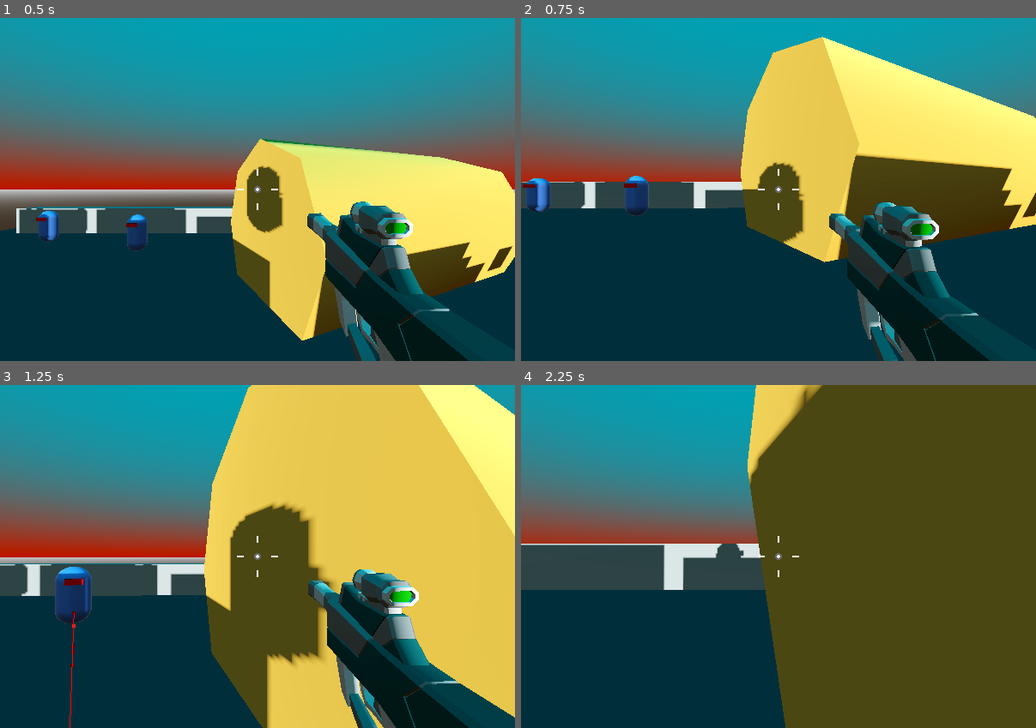
Above: before the commit, frames 1-4 (two rows, left to right).
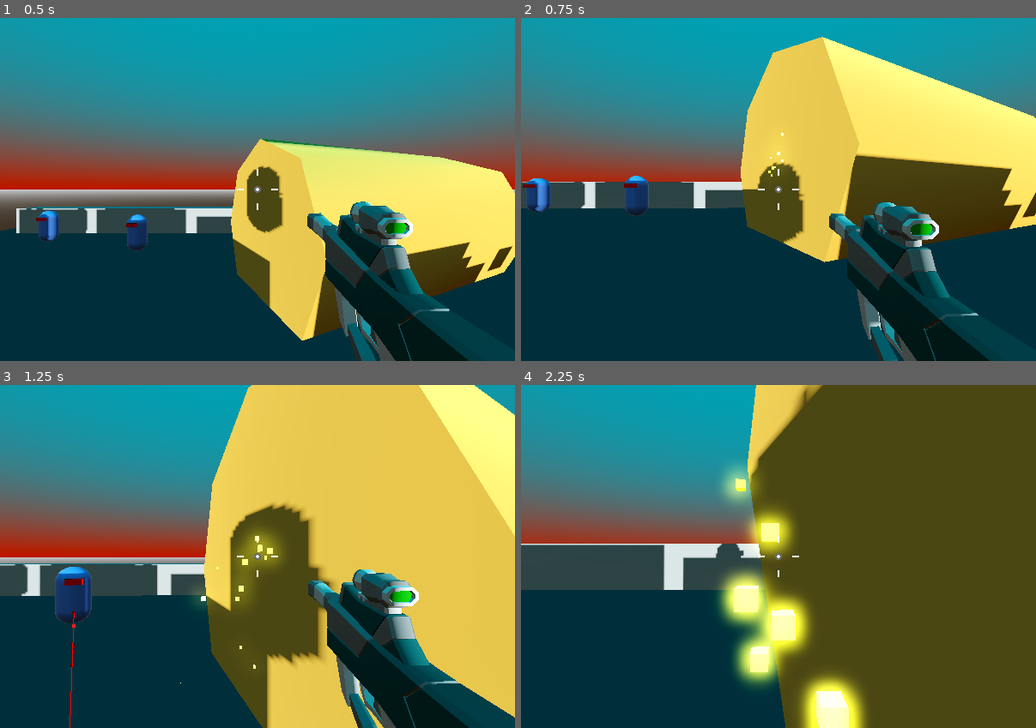
Above: after the commit, the same moments.

Repository: tiagoskaterock/robo-rampage-3d
Game: Godot game, scene res://Levels/Sandbox.tscn
The game is run twice, just before and just after one commit, with the same random seed, the same clock (stepped at 60 frames per second) and the same inputs.
Inputs (mouse positions are in pixels of both pictures, inside the frame that each line leads up to):
- Up to frame 1 (0.5 s): no input
- Up to frame 2 (0.75 s): move the mouse to (804, 189) at 0.52 s; press the mouse at (804, 189) at 0.53 s; hold Keypad 5 (up) from 0.53 s (still down)
- Up to frame 3 (1.25 s): keep holding Keypad 5 (up); tap Keypad 0 (jump) at 0.77 s
- Up to frame 4 (2.25 s): keep holding Keypad 5 (up); move the mouse to (752, 556) at 1.27 s; release the mouse at (752, 556) at 1.28 s; click (752, 556) at 1.35 s; tap Keypad 0 (jump) at 1.52 s; move the mouse to (788, 549) at 2.02 s; press the mouse at (788, 549) at 2.03 s

Frame 1 is identical in both runs. In frame 2, less than 0.1% of the frame differs, in the area x 48-51%, y 33-47%; in frame 3, 1.2%; in frame 4, 7.7%, in the area x 38-67%, y 23-100%.

Commit message:
81. Instantiating Particles

Diff:
--- a/Weapons/hit_scan_weapon.gd
+++ b/Weapons/hit_scan_weapon.gd
@@ -5,6 +5,7 @@
 @export var weapon_mesh: Node3D
 @export var weapon_damage := 15
 @export var muzzle_flash : GPUParticles3D
+var sparks: PackedScene = preload("res://Weapons/sparks.tscn")
 
 @onready var cooldown_timer: Timer = $CooldownTimer
 @onready var weapon_position: Vector3 = weapon_mesh.position
@@ -26,9 +27,16 @@
 	weapon_mesh.position.z += recoil
 	if collider is Enemy:
 		collider.hitpoints -= weapon_damage
+	add_sparks()
 
 
 func shoot_fx():
 	var pre_gun_shot : PackedScene = preload("res://FX/gun_shot.tscn")
 	var gun_shot = pre_gun_shot.instantiate()
 	sandbox.add_child(gun_shot)
+
+
+func add_sparks():
+	var spark = sparks.instantiate()
+	add_child(spark)
+	spark.global_position = ray_cast_3d.get_collision_point()
--- a/Weapons/sparks.tscn
+++ b/Weapons/sparks.tscn
@@ -23,6 +23,56 @@
 [sub_resource type="BoxMesh" id="BoxMesh_56gjb"]
 size = Vector3(0.1, 0.1, 0.1)
 
+[sub_resource type="Animation" id="Animation_hbava"]
+resource_name = "Spark"
+tracks/0/type = "value"
+tracks/0/imported = false
+tracks/0/enabled = true
+tracks/0/path = NodePath(".:emitting")
+tracks/0/interp = 1
+tracks/0/loop_wrap = true
+tracks/0/keys = {
+"times": PackedFloat32Array(0),
+"transitions": PackedFloat32Array(1),
+"update": 1,
+"values": [true]
+}
+tracks/1/type = "method"
+tracks/1/imported = false
+tracks/1/enabled = true
+tracks/1/path = NodePath(".")
+tracks/1/interp = 1
+tracks/1/loop_wrap = true
+tracks/1/keys = {
+"times": PackedFloat32Array(1),
+"transitions": PackedFloat32Array(1),
+"values": [{
+"args": [],
+"method": &"queue_free"
+}]
+}
+
+[sub_resource type="Animation" id="Animation_4j4fh"]
+length = 0.001
+tracks/0/type = "value"
+tracks/0/imported = false
+tracks/0/enabled = true
+tracks/0/path = NodePath(".:emitting")
+tracks/0/interp = 1
+tracks/0/loop_wrap = true
+tracks/0/keys = {
+"times": PackedFloat32Array(0),
+"transitions": PackedFloat32Array(1),
+"update": 1,
+"values": [false]
+}
+
+[sub_resource type="AnimationLibrary" id="AnimationLibrary_gj0ar"]
+_data = {
+"RESET": SubResource("Animation_4j4fh"),
+"Spark": SubResource("Animation_hbava")
+}
+
 [node name="Sparks" type="GPUParticles3D"]
 top_level = true
 material_override = SubResource("StandardMaterial3D_84epe")
@@ -34,3 +84,9 @@
 fixed_fps = 60
 process_material = SubResource("ParticleProcessMaterial_t3v0f")
 draw_pass_1 = SubResource("BoxMesh_56gjb")
+
+[node name="AnimationPlayer" type="AnimationPlayer" parent="."]
+libraries = {
+"": SubResource("AnimationLibrary_gj0ar")
+}
+autoplay = "Spark"
Not shown: 1 places in Weapons/sparks.tscn that only renumber resources
